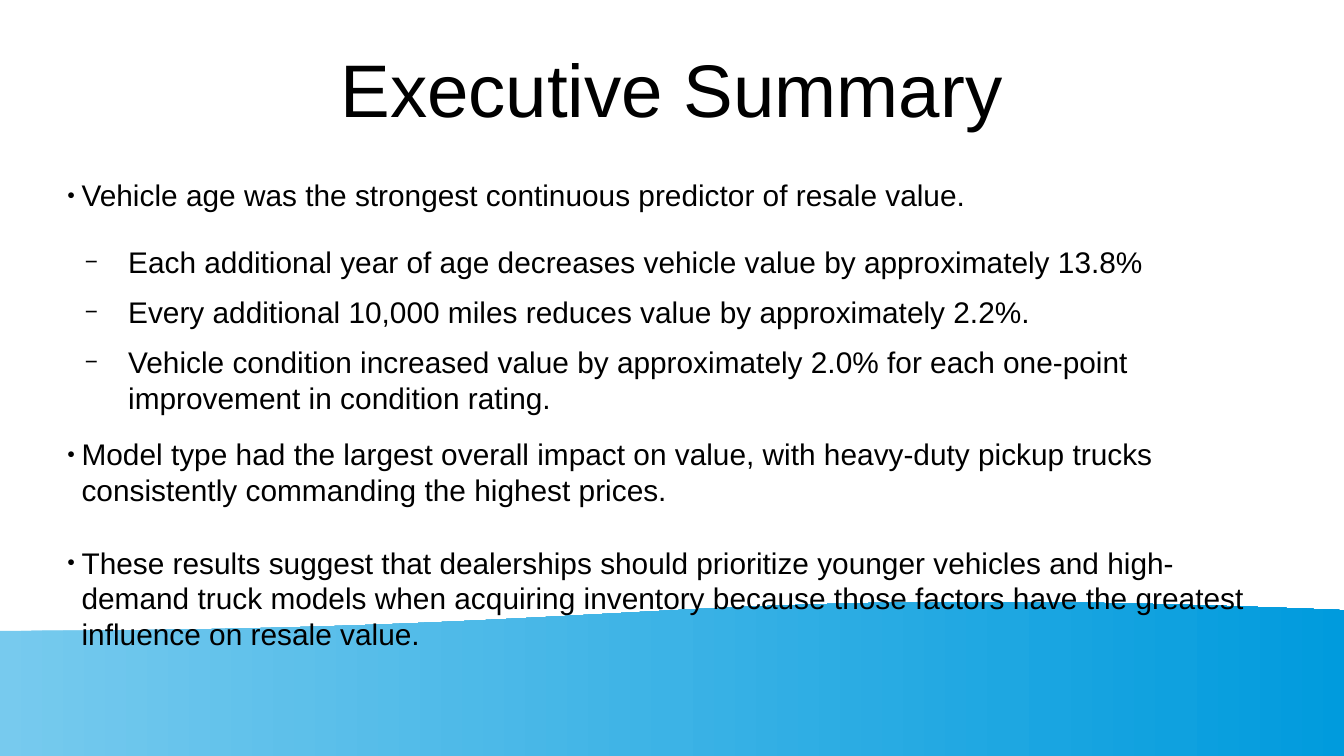
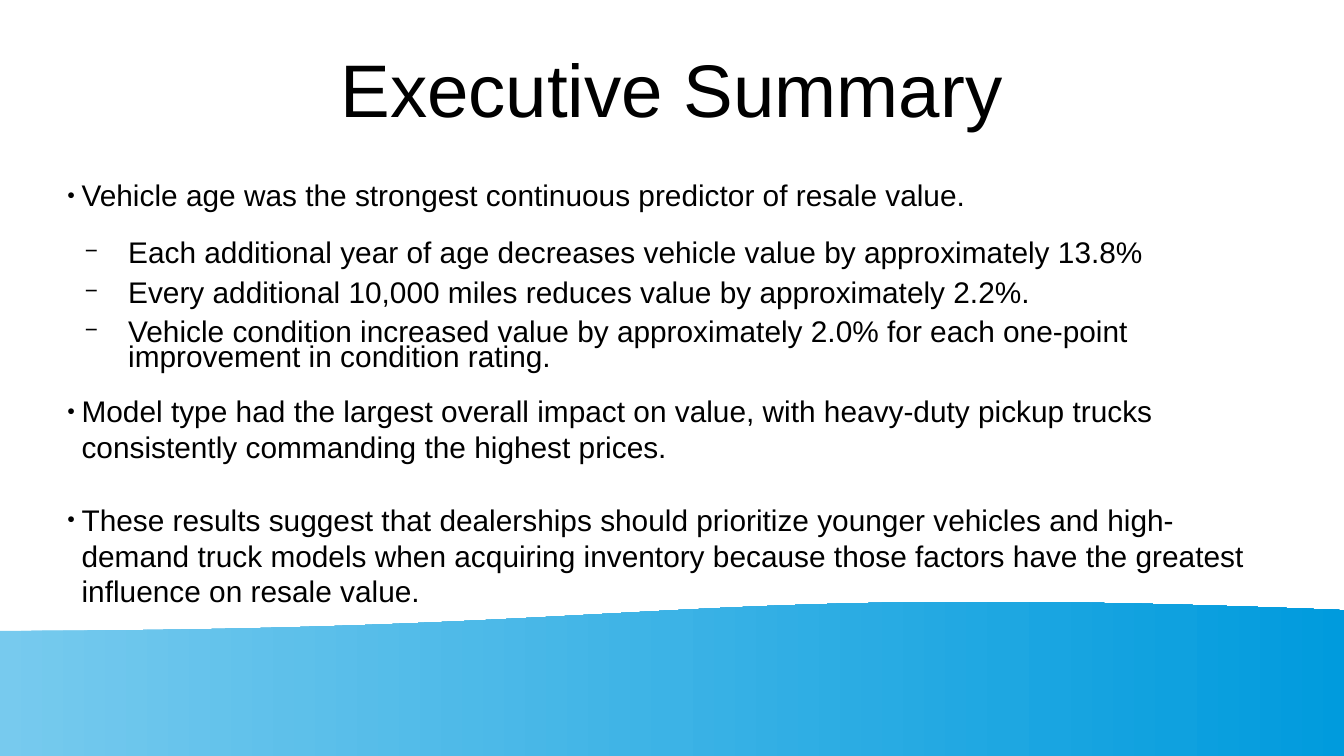
Before and after one commit to sbowler/project-one, a slide deck: slide 3 of presentations/project1_presentation.pptx. Drawn at 1344x756 pixels with LibreOffice and Linux fonts; fonts in the diff are those of the drawing. Boxes give left, top, right and bottom in pixels: in the first picture for what was removed or moved away, otherwise in the second. Text is boxed around its words. In the diff, an @@ line names an element or a change of style, - is before the commit and + after.

```diff
--- a/presentations/project1_presentation.pptx
+++ b/presentations/project1_presentation.pptx
@@ text at box(128, 241, 1142, 373): line spacing 1 to 0.7 @@
```
Also in this commit, not shown: 2 other slides changed.
